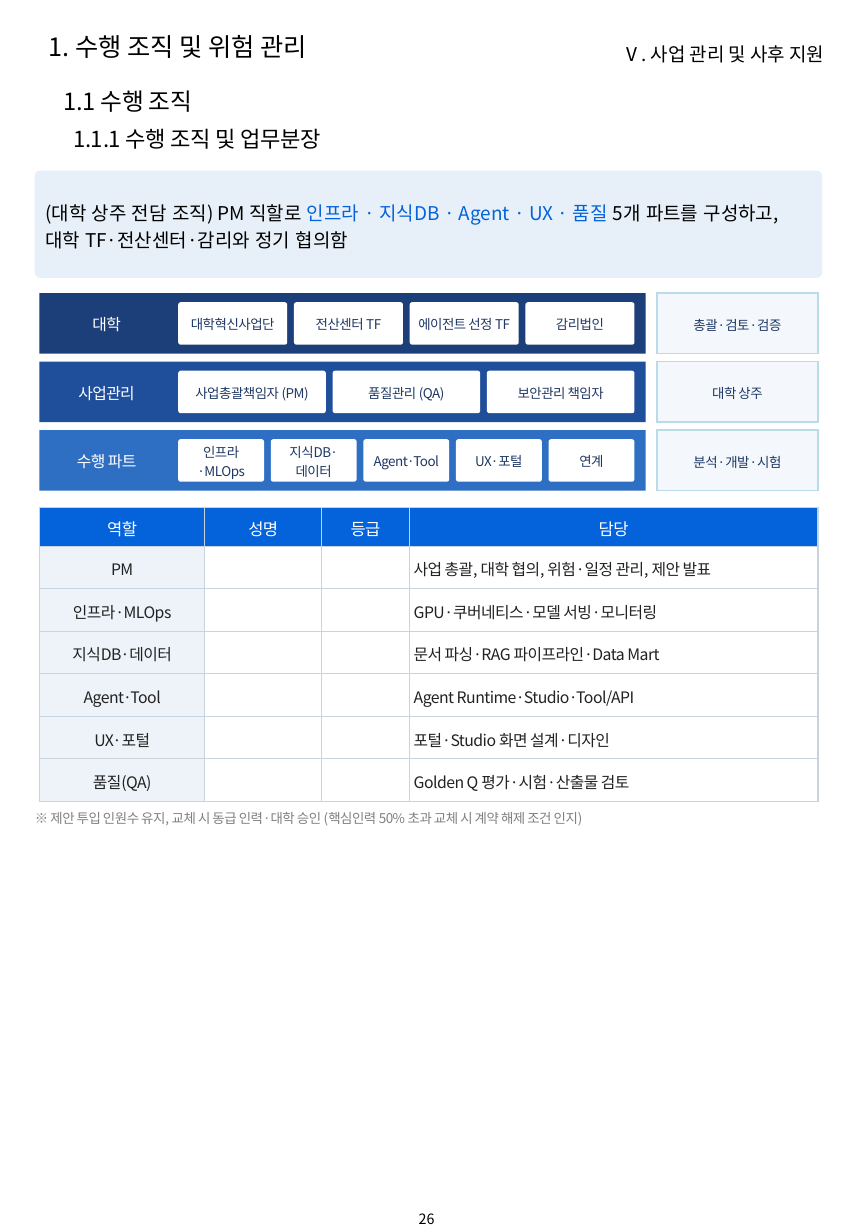
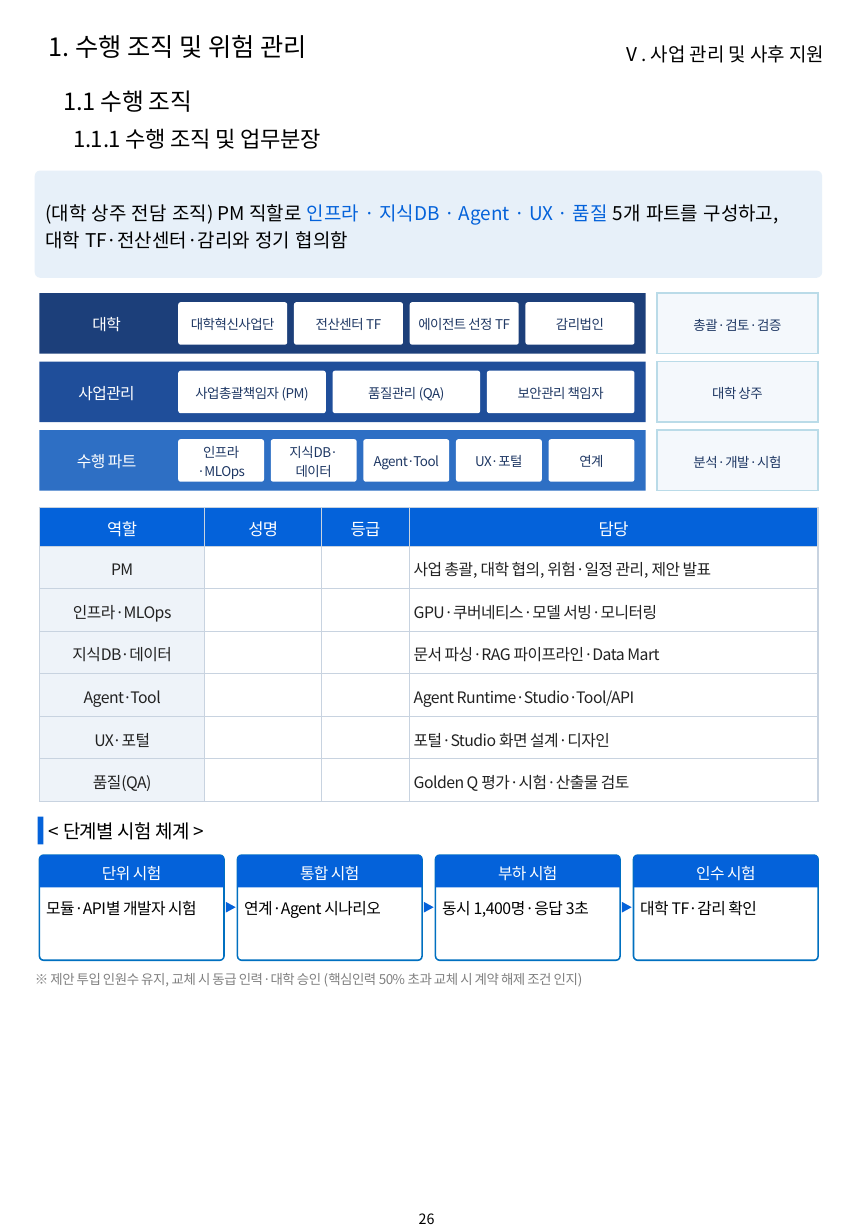
Before and after one commit to hwangsteeve-tech/hbjw, a slide deck: slide 26 of proposals/2026-11_induk-ai-infra/induk_proposal.pptx. Drawn at 853x1232 pixels with LibreOffice and Linux fonts; fonts in the diff are those of the drawing; background and template pictures are left out. Boxes give left, top, right and bottom in pixels: in the first picture for what was removed or moved away, otherwise in the second. Text is boxed around its words. In the diff, an @@ line names an element or a change of style, - is before the commit and + after.

```diff
--- a/proposals/2026-11_induk-ai-infra/induk_proposal.pptx
+++ b/proposals/2026-11_induk-ai-infra/induk_proposal.pptx
@@ rectangle added at <box>38,817,43,844</box>, fill #0462DA @@
@@ text added at <box>63,822,189,840</box>, 12 pt, text #000000 @@
+< 단계별 시험 체계 >
@@ rounded rectangle added at <box>40,855,224,961</box>, fill #FFFFFF, outline #0070C0 1 pt @@
@@ round same rect added at <box>40,855,224,887</box>, fill #0462DA, 10 pt, text #FFFFFF @@
+단위 시험
@@ rounded rectangle added at <box>238,855,422,961</box>, fill #FFFFFF, outline #0070C0 1 pt @@
@@ round same rect added at <box>238,855,422,887</box>, fill #0462DA, 10 pt, text #FFFFFF @@
+통합 시험
@@ rounded rectangle added at <box>436,855,620,961</box>, fill #FFFFFF, outline #0070C0 1 pt @@
@@ round same rect added at <box>436,855,620,887</box>, fill #0462DA, 10 pt, text #FFFFFF @@
+부하 시험
@@ rounded rectangle added at <box>633,855,818,961</box>, fill #FFFFFF, outline #0070C0 1 pt @@
@@ round same rect added at <box>633,855,818,887</box>, fill #0462DA, 10 pt, text #FFFFFF @@
+인수 시험
@@ text added at <box>46,901,197,916</box>, 10 pt, text #000000 @@
+모듈·API별 개발자 시험
@@ triangle added at <box>225,902,235,912</box>, fill #0462DA @@
@@ text added at <box>244,901,380,918</box>, 10 pt, text #000000 @@
+연계·Agent 시나리오
@@ triangle added at <box>423,902,433,912</box>, fill #0462DA @@
@@ text added at <box>442,901,589,917</box>, 10 pt, text #000000 @@
+동시 1,400명·응답 3초
@@ triangle added at <box>621,902,631,912</box>, fill #0462DA @@
@@ text added at <box>640,900,757,916</box>, 10 pt, text #000000 @@
+대학 TF·감리 확인
@@ text "※ 제안 투입 인원수 유지, ...": place and size @@
-text "※ 제안 투입 인원수 유지, ..." at <box>50,812,583,825</box>
+text "※ 제안 투입 인원수 유지, ..." at <box>50,973,583,986</box>
```
Also in this commit, not shown: 8 other files.
